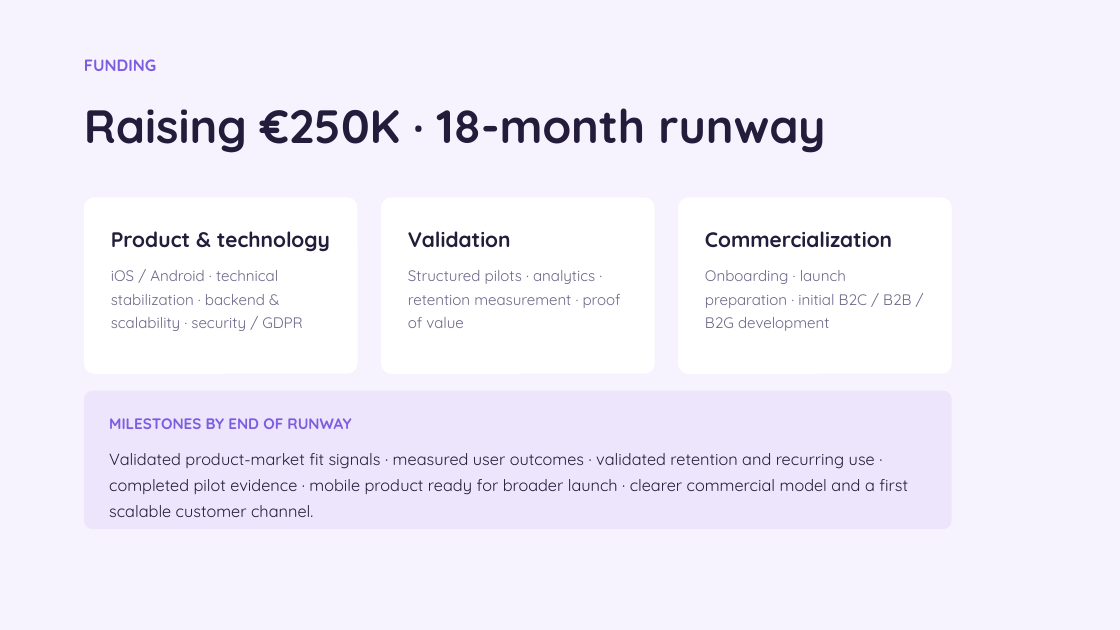
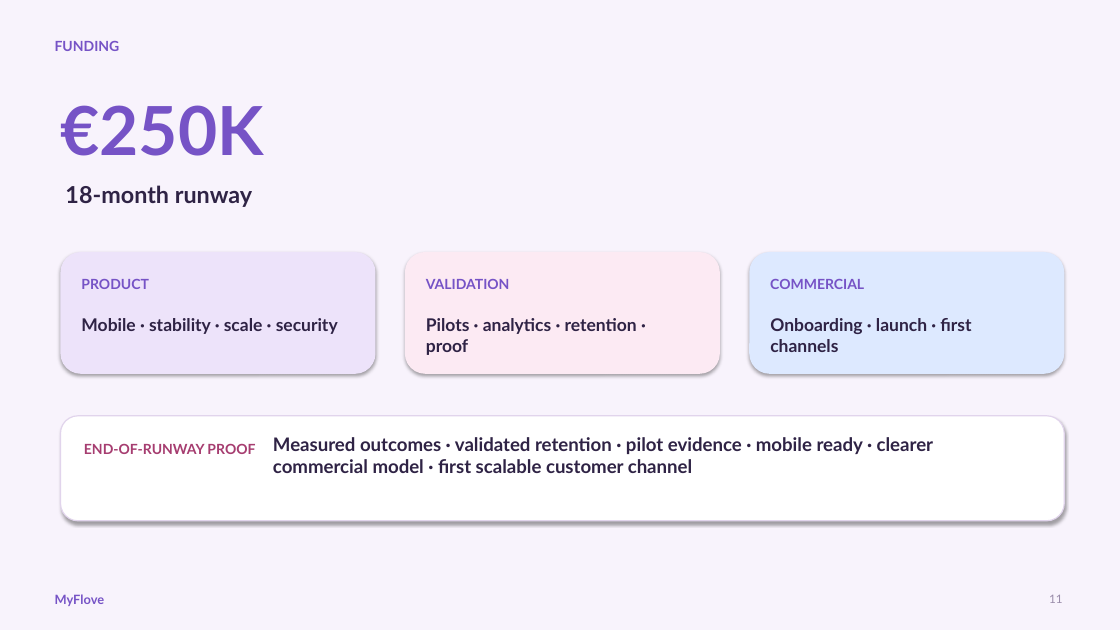
Before and after one commit to camillabaksi/myflove-926d3d31, a slide deck: slide 11 of public/pitch/MyFlove_Investor_Pitch_3min_EN.pptx. Drawn at 1120x630 pixels with LibreOffice and Linux fonts; fonts in the diff are those of the drawing. Boxes give left, top, right and bottom in pixels: in the first picture for what was removed or moved away, otherwise in the second. Text is boxed around its words. In the diff, an @@ line names an element or a change of style, - is before the commit and + after.

```diff
--- a/public/pitch/MyFlove_Investor_Pitch_3min_EN.pptx
+++ b/public/pitch/MyFlove_Investor_Pitch_3min_EN.pptx
@@ background #FFFFFF to #F8F3FC @@
@@ rectangle removed at (0,0,1120,630) @@
@@ text "FUNDING": place and size @@
-text "FUNDING" at (84,59,156,71)
+text "FUNDING" at (55,41,120,51)
@@ text "FUNDING" at (55,41,120,51): size 14 to 12 pt, font Quicksand to Lato, text colour #7C5CE0 to #7653C6; line spacing 1.15 to 1 @@
@@ text added at (60,105,263,156), 58 pt, text #7653C6, bold @@
+€250K
@@ text at (65,185,252,207): text changed; size 40 to 20 pt; font Quicksand to Lato; text colour #241C3B to #2F2345 @@
-Raising €250K · 18-month runway
+18-month runway
@@ rounded rectangle removed at (678,197,952,374) @@
@@ text removed at (705,231,911,331) @@
-Commercialization
-Onboarding · launch preparation · initial B2C / B2B / B2G development
@@ rounded rectangle: place and size @@
-rounded rectangle at (84,197,358,374)
+rounded rectangle at (60,252,376,374)
@@ rounded rectangle at (60,252,376,374): fill #FFFFFF to #EDE3FA; shadow on; proportions changed @@
@@ rounded rectangle: place and size @@
-rounded rectangle at (381,197,655,374)
+rounded rectangle at (405,252,720,374)
@@ rounded rectangle at (405,252,720,374): fill #FFFFFF to #FCEAF3; shadow on; proportions changed @@
@@ rounded rectangle added at (749,252,1065,374), fill #DDE9FF @@
@@ text at (81,279,148,289): text changed; size 13 to 12 pt; font Quicksand to Lato; text colour #6F6789 to #7653C6; bold on @@
-Product & technology
-iOS / Android · technical stabilization · backend & scalability · security / GDPR
+PRODUCT
@@ text added at (426,279,510,289), 12 pt, text #7653C6, bold @@
+VALIDATION
@@ text added at (770,279,864,289), 12 pt, text #7653C6, bold @@
+COMMERCIAL
@@ text added at (81,318,338,334), 15 pt, text #2F2345, bold @@
+Mobile · stability · scale · security
@@ text at (426,318,637,355): text changed; size 13 to 15 pt; font Quicksand to Lato; text colour #6F6789 to #2F2345; bold on @@
-Validation
-Structured pilots · analytics · retention measurement · proof of value
+Pilots · analytics · retention · proof
@@ text added at (770,318,971,352), 15 pt, text #2F2345, bold @@
+Onboarding · launch · first channels
@@ rounded rectangle: place and size @@
-rounded rectangle at (84,391,952,529)
+rounded rectangle at (60,416,1065,521)
@@ rounded rectangle at (60,416,1065,521): fill #EDE5FB to #FFFFFF; outline none to #E1D4EC 1 pt; shadow on; proportions changed @@
@@ text added at (84,444,255,454), 12 pt, text #A63D70, bold @@
+END-OF-RUNWAY PROOF
@@ text at (273,437,934,473): text changed; size 14 to 16 pt; font Quicksand to Lato; text colour #241C3B to #2F2345; bold on @@
-MILESTONES BY END OF RUNWAY
-Validated product-market fit signals · measured user outcomes · validated retention and recurring use · completed pilot evidence · mobile product ready for broader launch · clearer commercial model and a first scalable customer channel.
+Measured outcomes · validated retention · pilot evidence · mobile ready · clearer commercial model · first scalable customer channel
@@ text added at (55,594,105,606), 11 pt, text #7653C6, bold @@
+MyFlove
@@ text added at (1049,595,1062,603), 10 pt, text #9A8CAA @@
+11
```
Also in this commit, not shown: 11 other slides changed, 1 slide added, 1 slide removed.
